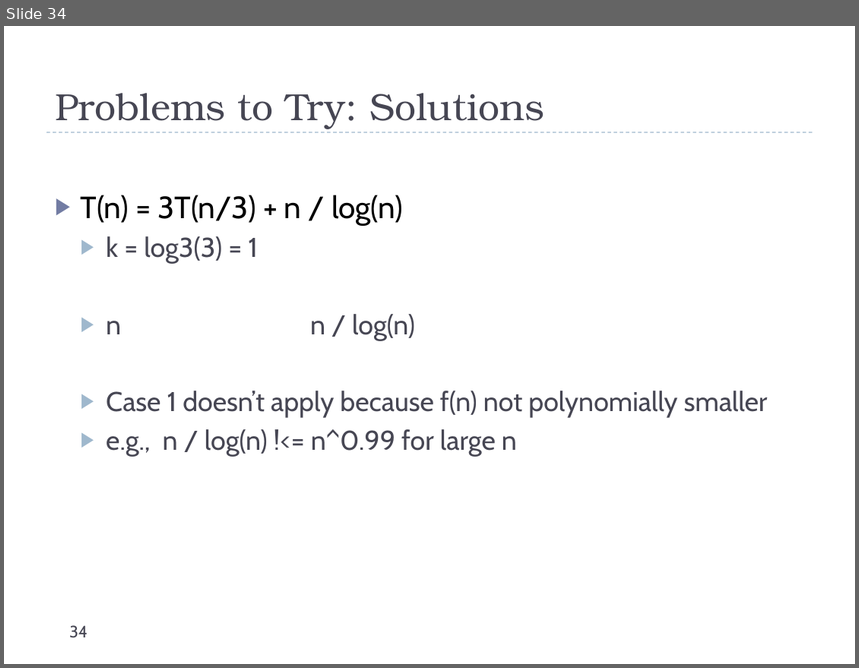
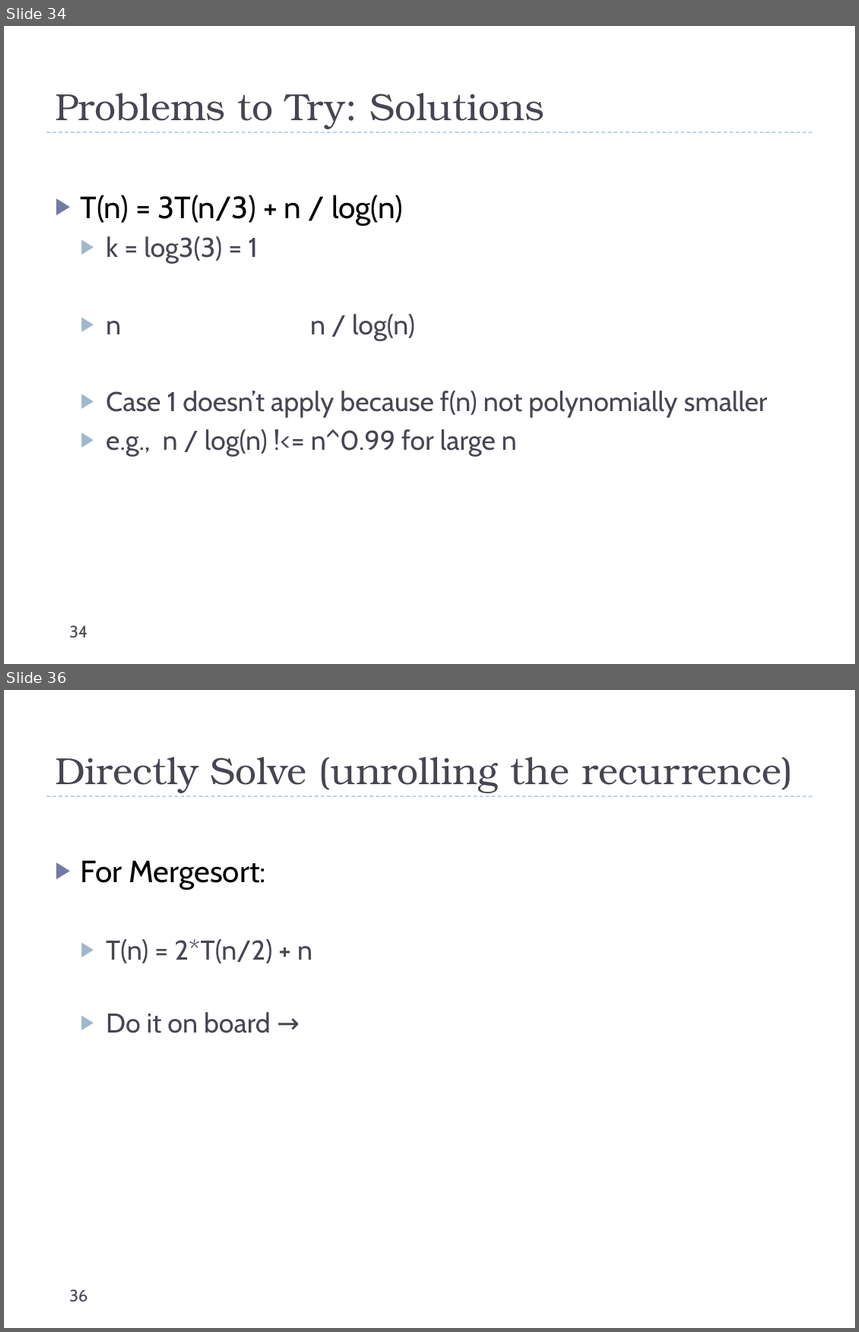
Before and after one commit to uva-cs/cs4102-f21, a slide deck: slides/recurrences.pptx. Shown one above the other, each under a label of ours: slide 34 before the commit, slides 34 and 36 after it; the slides between them are not shown. The pictures are 859x668 and 859x1332 pixels, drawn with LibreOffice and Linux fonts; fonts in the diff are those of the drawing. Boxes give left, top, right and bottom in pixels: in the first picture for what was removed or moved away, otherwise in the second. Text is boxed around its words. In the diff, an @@ line names an element or a change of style, - is before the commit and + after.

Commit message:
updates to recurrences

```diff
--- a/slides/recurrences.pptx
+++ b/slides/recurrences.pptx
@@ slide 36 added at (x1=4, y1=690, x2=855, y2=1328), background #FFFFFF; not listed: 1 template element that a slide beside it also shows @@
@@ title added at (x1=55, y1=757, x2=794, y2=793), 32 pt, text #464653 @@
+Directly Solve (unrolling the recurrence)
@@ text added at (x1=81, y1=860, x2=313, y2=1034), 23 pt, text #464653 @@
+▶ For Mergesort:
+  ▶ T(n) = 2*T(n/2) + n
+  ▶ Do it on board →
@@ page number added at (x1=69, y1=1290, x2=88, y2=1303), 14 pt, text #464653 @@
+36
```
Also in this commit, not shown: 1 slide changed, 7 other slides added.
